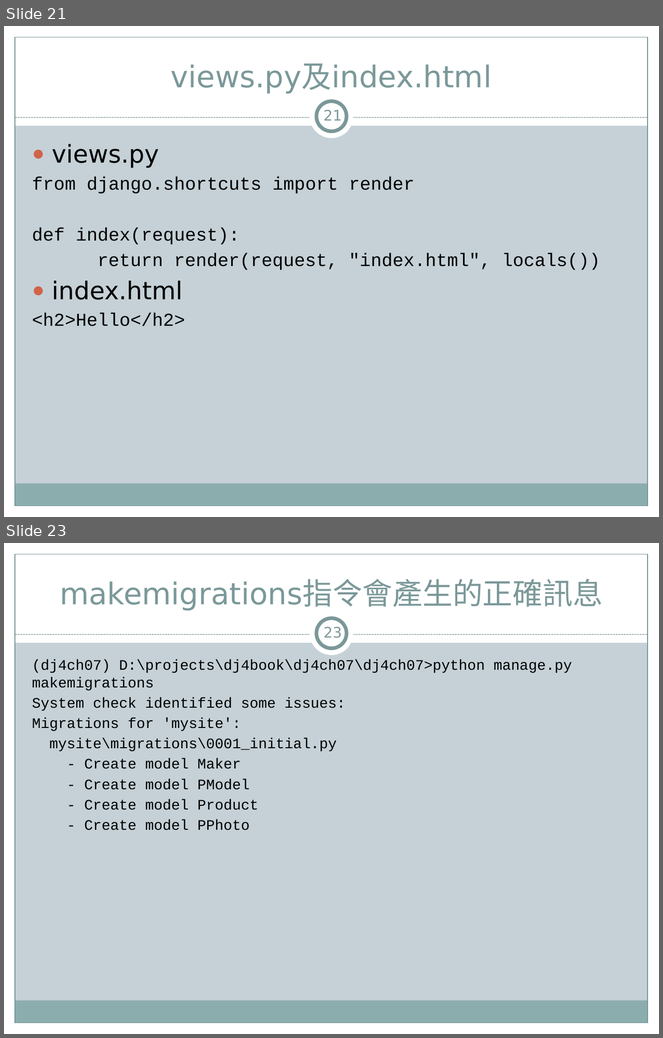
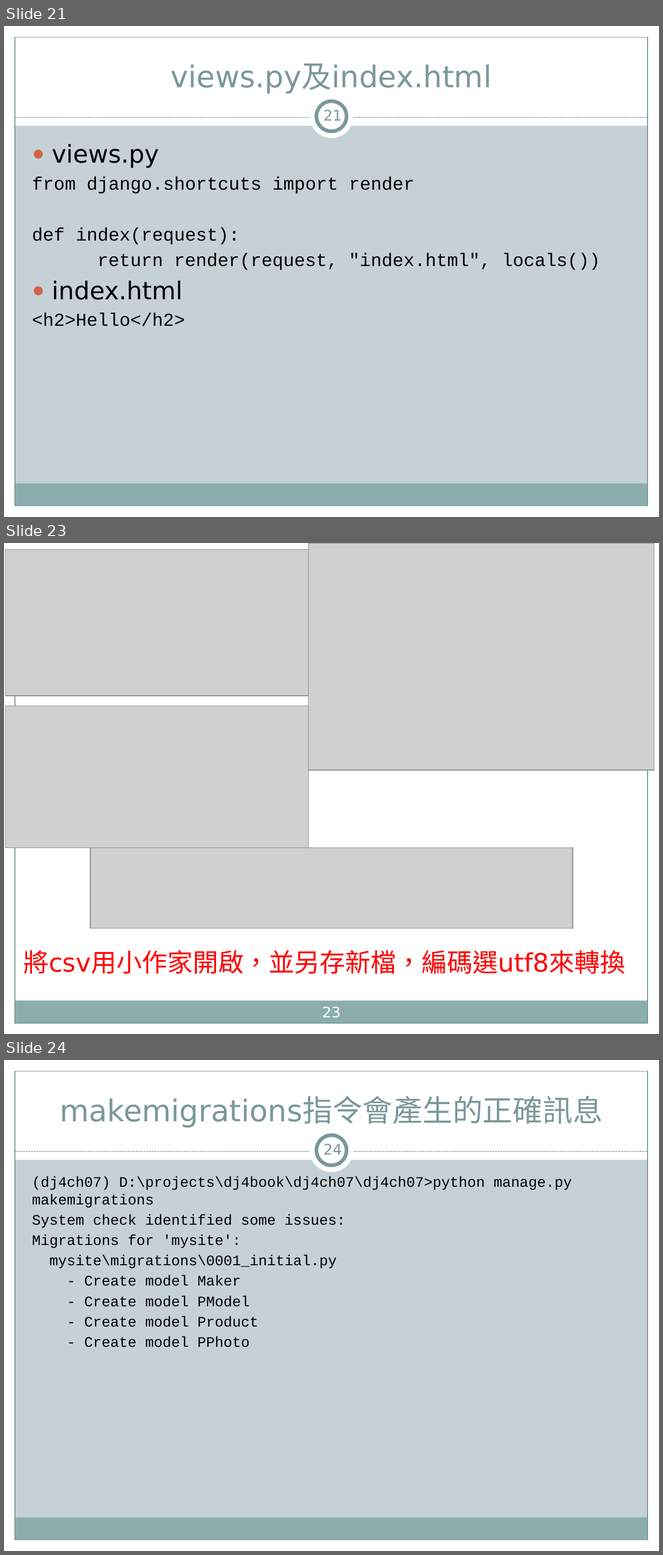
Before and after one commit to jacktea88/406django, a slide deck: ch07/Django4-ch07.pptx. Shown one above the other, each under a label of ours: slides 21 and 23 before the commit, slides 21, 23 and 24 after it; the slides between them are not shown. The pictures are 663x1038 and 663x1555 pixels, drawn with LibreOffice and Linux fonts; fonts in the diff are those of the drawing; grey boxes stand for pictures. Boxes give left, top, right and bottom in pixels: in the first picture for what was removed or moved away, otherwise in the second. Text is boxed around its words. In the diff, an @@ line names an element or a change of style, - is before the commit and + after.

```diff
--- a/ch07/Django4-ch07.pptx
+++ b/ch07/Django4-ch07.pptx
@@ slide 23 added at (4,543,659,1034), background #FFFFFF; not listed: 4 template elements that a slide beside it also shows @@
@@ rectangle added at (4,543,659,554), fill #FFFFFF @@
@@ picture added at (6,550,309,696) @@
@@ picture added at (309,543,655,770) @@
@@ picture added at (6,706,309,848) @@
@@ picture added at (90,848,573,929) @@
@@ text added at (23,950,626,974), 28 pt, text #FF0000 @@
+將csv用小作家開啟，並另存新檔，編碼選utf8來轉換
@@ page number added at (322,1007,341,1018), 16 pt, text #FFFFFF @@
+23
@@ what was slide 23 is now slide 24 @@
@@ page number at (324,1144,343,1158): text changed @@
-23
+24
```
Also in this commit, not shown: 11 slides changed, 6 other files.
